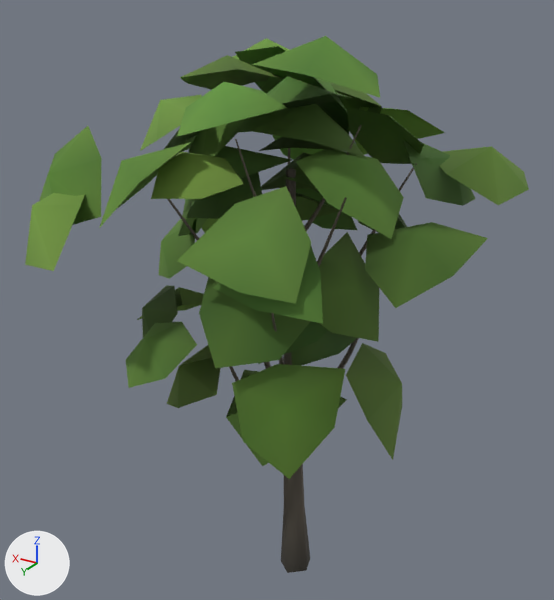
The glTF model public/ark/assets/v1/trees/lime-c.lod2.glb as it was, and as the next commit left it.
Camera for both pictures: a camera (50 mm lens) standing at (-8.03, 14.38, 14.86) and looking at (0.94, -0.56, 7.38). The axes (+X, +Y, +Z) are drawn at lower left. The lights are the same throughout. The older version comes first.

Script lines for the objects in view, before the commit:
```python
me_mesh_0 = bpy.data.meshes.new('Mesh_0')
me_mesh_0.from_pydata(...)  # 524 vertices, 599 faces; spans x -4.13..5.45, y -5.36..4.45, z -0.01..13.69
me_mesh_0.materials.append(mat_ark_vertex_colour)
ob_mesh_0 = bpy.data.objects.new('Mesh_0', me_mesh_0)
ob_mesh_0.location = (0.0, 0.0, 0.0)
```
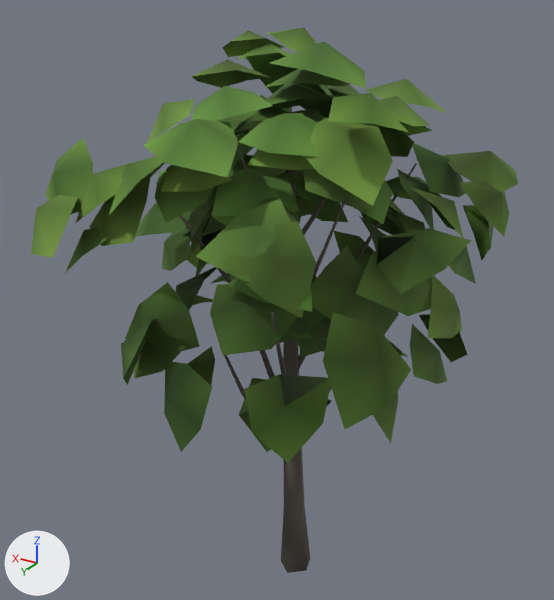
Boxes [x1, y1, x2, y2] around the edits, measured in the pictures (554 x 600 px):
'Mesh_0', reshaped
    before: [25, 36, 529, 573]
    after: [31, 27, 519, 573]
part 1 of me_mesh_0, built on
    before: [246, 370, 347, 400]
    after: [65, 27, 509, 452]
part 2 of me_mesh_0, recoloured
    before: [25, 36, 529, 479]
    after: [31, 41, 519, 463]

The change, as a diff of the scene's bpy script:
```diff
--- a/public/ark/assets/v1/trees/lime-c.lod2.glb.py
+++ b/public/ark/assets/v1/trees/lime-c.lod2.glb.py
@@ me_mesh_0 @@
 # used by ob_mesh_0; location = (0.0, 0.0, 0.0)
-me_mesh_0.from_pydata(...)  # 524 vertices, 599 faces; spans x -4.13..5.45, y -5.36..4.45, z -0.01..13.69
+me_mesh_0.from_pydata(...)  # 986 vertices, 995 faces; spans x -4.0..5.29, y -5.19..4.2, z -0.01..13.68
+# me_mesh_0 part 1: 343 vertices moved from x -4.13..5.45, y -5.36..4.45, z 4.35..13.69 to x -3.87..5.16, y -5.19..4.2, z 4.7..13.58; 462 vertices added at x -4.0..5.29, y -5.13..3.87, z 5.29..13.68
+# me_mesh_0 part 2: 290 kept faces spanning x -3.87..5.16, y -5.19..4.2, z 4.7..13.58 get new vertex colours; the middle colour goes from dark green #567c2f to dark green #51732c
 me_mesh_0.materials.append(mat_ark_vertex_colour)
```
